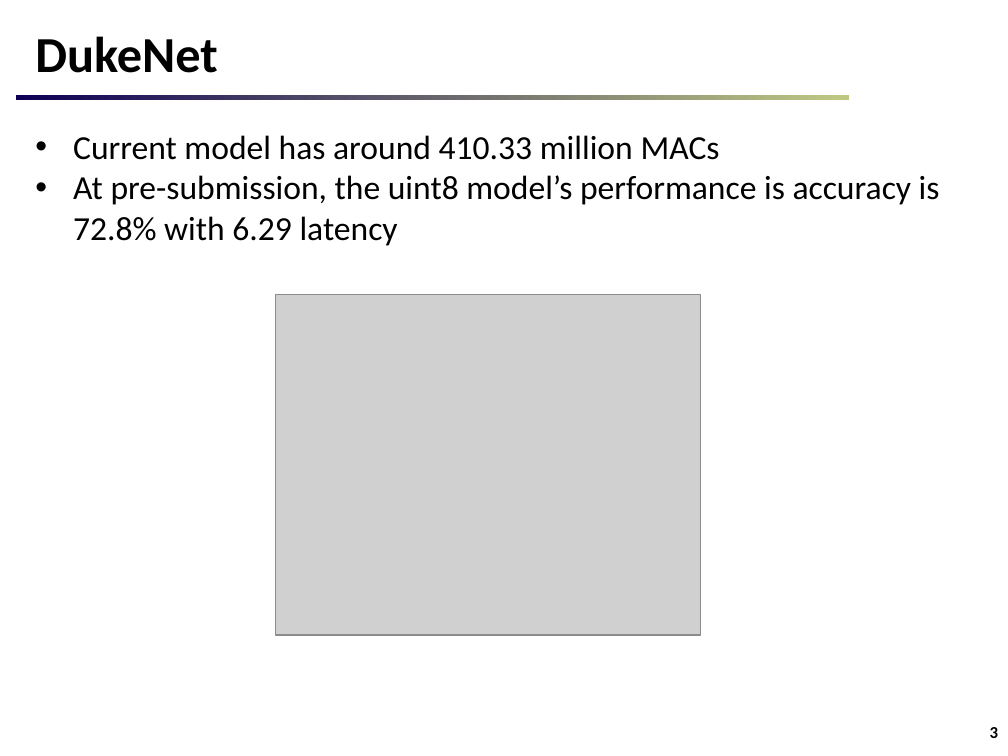
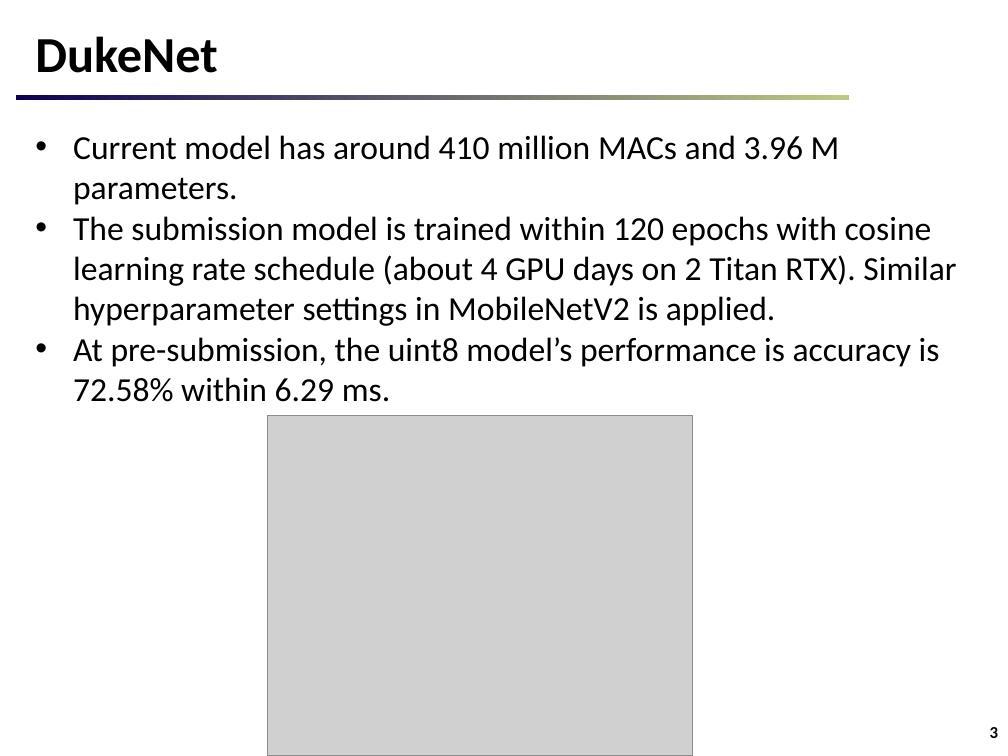
Before and after one commit to newwhitecheng/dukenet, a slide deck: slide 3 of g3doc/dukenet_presentation.pptx. Drawn at 1008x756 pixels with LibreOffice and Linux fonts; fonts in the diff are those of the drawing; grey boxes stand for pictures. Boxes give left, top, right and bottom in pixels: in the first picture for what was removed or moved away, otherwise in the second. Text is boxed around its words. In the diff, an @@ line names an element or a change of style, - is before the commit and + after.

```diff
--- a/g3doc/dukenet_presentation.pptx
+++ b/g3doc/dukenet_presentation.pptx
@@ text at box(73, 135, 956, 402): text changed @@
-• Current model has around 410.33 million MACs
-• At pre-submission, the uint8 model’s performance is accuracy is 72.8% with 6.29 latency
+• Current model has around 410 million MACs and 3.96 M parameters.
+• The submission model is trained within 120 epochs with cosine learning rate schedule (about 4 GPU days on 2 Titan RTX). Similar hyperparameter settings in MobileNetV2 is applied.
+• At pre-submission, the uint8 model’s performance is accuracy is 72.58% within 6.29 ms.
@@ picture: place and size @@
-picture at box(276, 295, 702, 635)
+picture at box(268, 416, 694, 756)
```
Also in this commit, not shown: 2 other slides changed.
